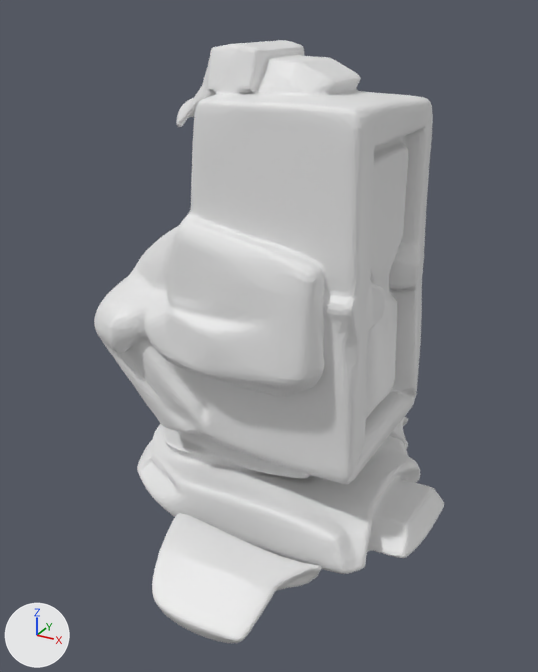
One commit to the glTF model public/museum/models/captain_ness_body.glb: the scene before it, then after it.
Before and after are seen from a camera (50 mm lens) standing at (1.34, -2.52, 1.07) and looking at (-0.01, -0.08, -0.15). Lighting does not change. The marker at lower left points along +X, +Y and +Z. The first picture is the older version. Materials are left out; every surface is plain grey. Vertices at exactly the same position are counted once.
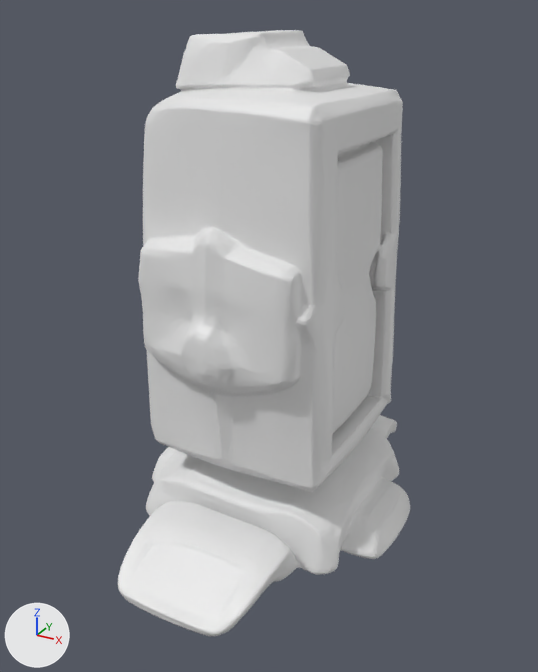
What differs and where, as boxes [x1, y1, x2, y2] in the pictures (538 x 672 px):
'Mesh_0', reshaped, moved, rescaled (17% narrower): before [94, 40, 444, 643]; after [118, 30, 410, 636]
part 1 of me_mesh_0, rebuilt (17% narrower, 13% taller): before [94, 40, 444, 574]; after [118, 30, 410, 636]
part 2 of me_mesh_0, deleted: before [152, 513, 322, 643]
part 3 of me_mesh_0, deleted (mostly hidden): before [389, 417, 408, 449]

What the commit changed:
me_mesh_0 is used by ob_mesh_0; parent ob_geometry_0; location (-0.755, 0.865, -0.995); scale (0.000119, 0.000119, 0.000119).
me_mesh_0 had 12006 vertices, 24000 faces and spanned x 0.0..12338.0, y -14831.0..0.0, z 0.0..16383.0.
me_mesh_0 now has 19970 vertices, 40000 faces and spans x 0.0..9740.0, y -14420.0..0.0, z 0.0..16383.0.
me_mesh_0 part 1: the loose piece of 10478 vertices spanning x 0.0..12338.0, y -11769.0..-3064.0, z 6.0..16383.0 is rebuilt with 19970 vertices and now spans x 0.0..9740.0, y -14420.0..0.0, z 0.0..16383.0.
me_mesh_0 part 2: the loose piece of 782 vertices spanning x 4517.0..10104.0, y -14831.0..-11069.0, z 9.0..1830.0 is deleted.
me_mesh_0 part 3: the loose piece of 746 vertices spanning x 4500.0..10115.0, y -3800.0..0.0, z 0.0..1834.0 is deleted.
Object 'Mesh_0' (ob_mesh_0) moves from (-0.755, 0.865, -0.995) to (-0.601, 0.877, -1.0).
Object 'Mesh_0' (ob_mesh_0) is rescaled from (0.000119, 0.000119, 0.000119) to (0.000122, 0.000122, 0.000122).
